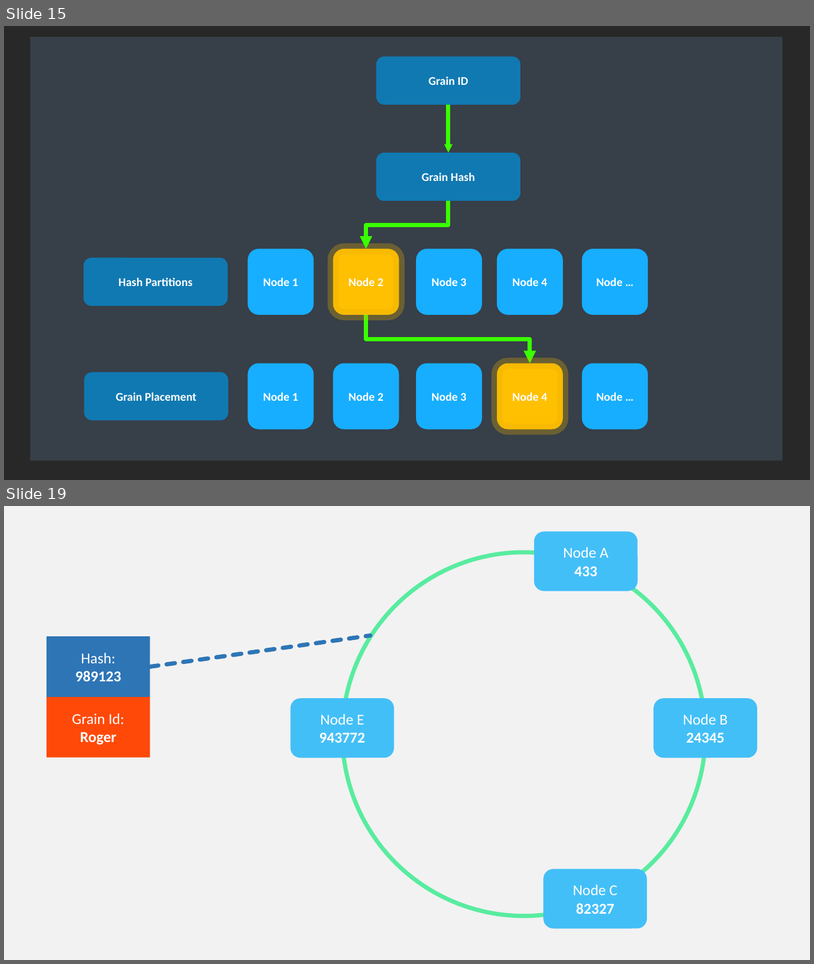
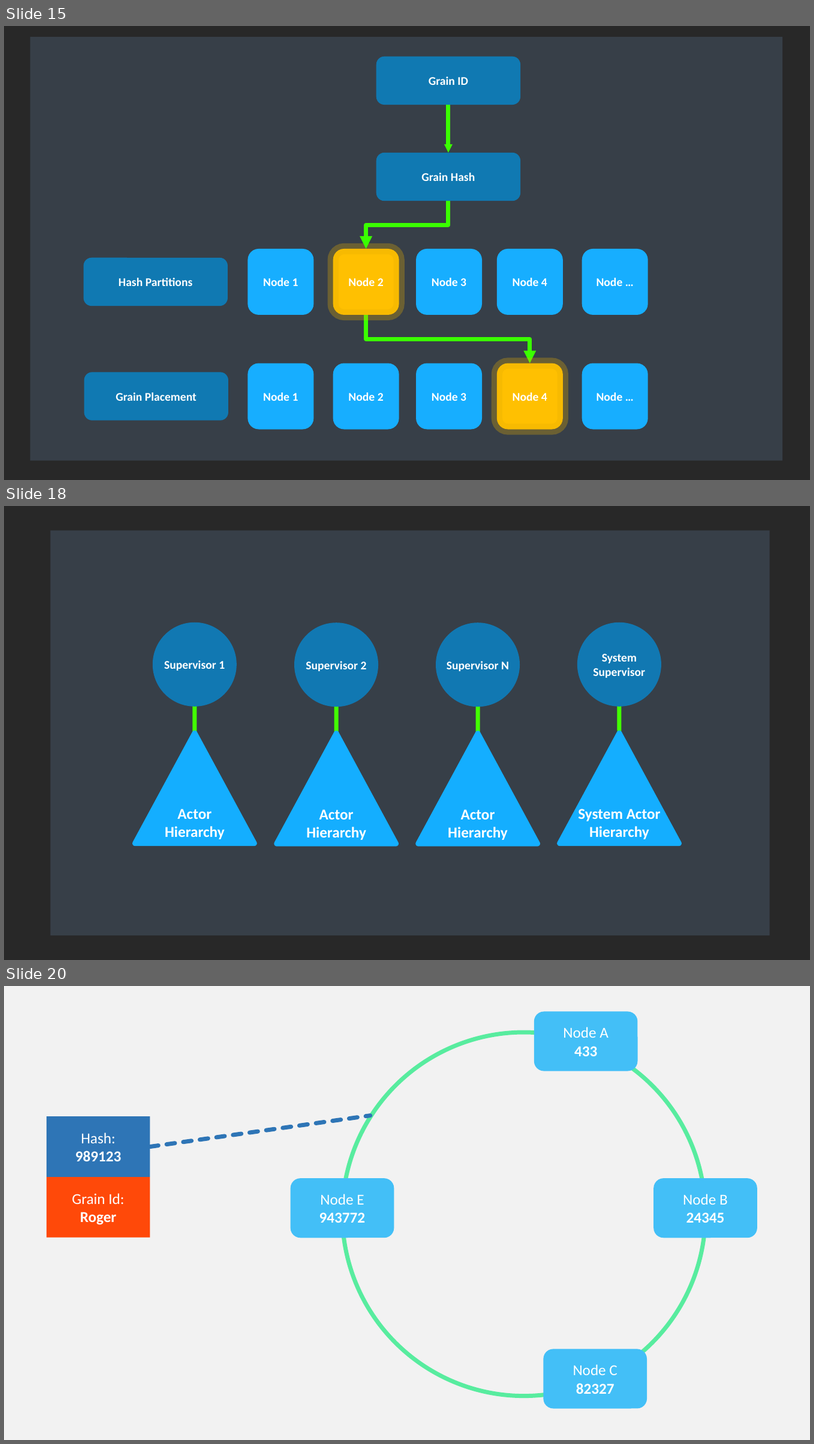
Before and after one commit to asynkron/website, a slide deck: media/logo.pptx. Shown one above the other, each under a label of ours: slides 15 and 19 before the commit, slides 15, 18 and 20 after it; the slides between them are not shown. The pictures are 814x964 and 814x1444 pixels, drawn with LibreOffice and Linux fonts; fonts in the diff are those of the drawing. Boxes give left, top, right and bottom in pixels: in the first picture for what was removed or moved away, otherwise in the second. Text is boxed around its words. In the diff, an @@ line names an element or a change of style, - is before the commit and + after.

```diff
--- a/media/logo.pptx
+++ b/media/logo.pptx
@@ slide 18 added at [4, 506, 810, 960], background #282828 @@
@@ rectangle added at [51, 530, 770, 935], fill #373F48 @@
@@ group added at [135, 622, 679, 844]: 4 lines, 4 triangles, 4 ellipses @@
+Actor
+Hierarchy
+System Actor
+Hierarchy
+Actor
+Hierarchy
+Supervisor 2
+System
+Supervisor
+Supervisor 1
+Actor
+Hierarchy
+Supervisor N
@@ what was slide 19 is now slide 20 @@
```
Also in this commit, not shown: 1 slide changed, 2 other slides added, 2 slides removed, 13 other files.
